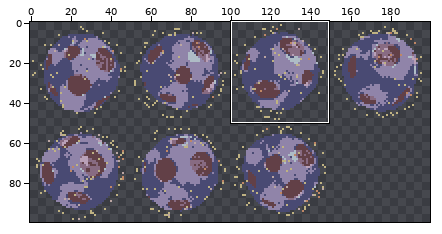
Sprite sheet -- assets/img/AsteroidSpritesheet.png. Above, an overview of the earlier version with the close-up marked.
Close-up. Old version:
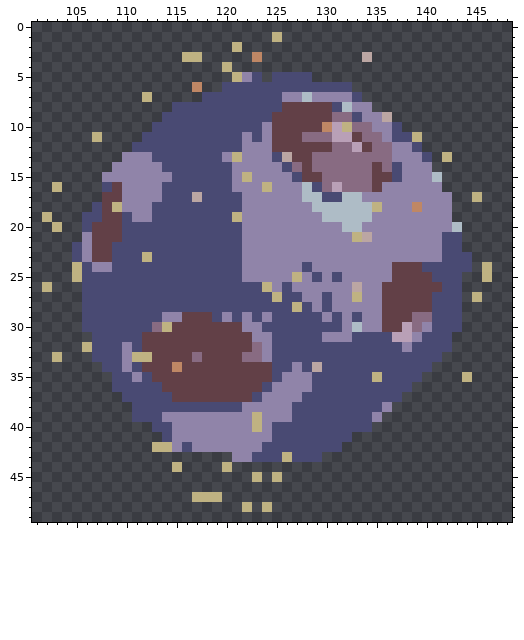
The file is 200x100 pixels. Pixels under 10% opacity are left out. Colours within 5 levels of each other are drawn and written as one. Shown: x 101..148, y 0..49. The commit also changed other parts of the picture, which this record leaves out.
Once edited:
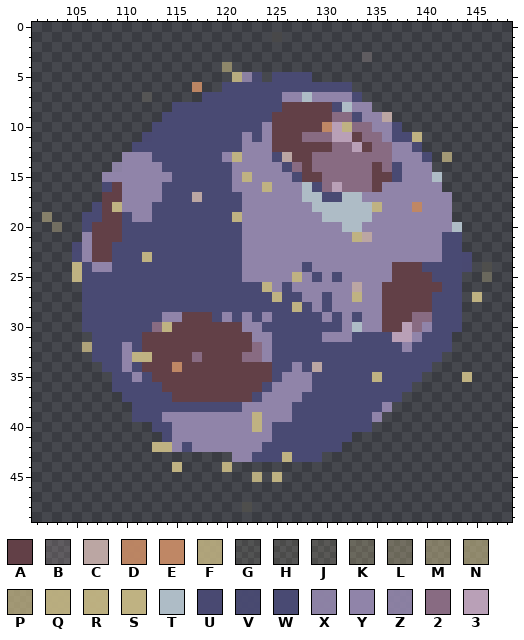
Palette (. is transparent): A #624047  B #bba6a237  C #bba6a3  D #bf8764f6  E #bf8765  F #bfb182df  G #bfb2821a  H #bfb28220  J #bfb28227  K #bfb2824c  L #bfb2825c  M #bfb28287  N #bfb282a1  P #bfb282c1  Q #bfb282f2  R #bfb282f9  S #bfb282  T #aebcc6  U #494973f7  V #494a73ed  W #494a73  X #8f84a8f5  Y #9084a9  Z #9185aae9  2 #886b82  3 #b9a0b7
From old to new:
Colour B replaces colour C in row 3 at x 134.
Colour D replaces colour E in row 6 at x 117.
Colour F replaces colour S in row 32 at x 106.
Colour G replaces colour S in row 1 at x 125.
Colour H replaces colour S in row 7 at x 112.
Colour J replaces colour S in row 24 at x 146; in row 48 at x 122.
Colour K replaces colour S in row 25 at x 146.
Colour L replaces colour S in row 20 at x 103.
Colour M replaces colour S in row 19 at x 102.
Colour N replaces colour S in row 4 at x 120.
Colour P replaces colour S in row 13 at x 142.
Colour Q replaces colour S in row 5 at x 121; in row 45 at x 123.
Colour R replaces colour S in row 44 at x 120.
Colour U replaces colour W in row 11 at x 112; in row 22 at x 105; in rows 23 to 24 at x 144.
Colour V replaces colour W in row 5 at x 123.
Colour X replaces colour Y in row 14 at x 109.
Colour Z replaces colour Y in row 5 at x 122.
Colour E is removed in row 3 at x 123.
Colour S is removed in row 2 at x 121; in row 3 at x 116 to 117; in row 11 at x 107; in row 16 at x 103; in row 17 at x 145; in row 26 at x 102.
Colour S is removed in row 33 at x 103; in row 47 at x 117 to 119; in row 48 at x 124.
Where, in picture pixels (left, top, right, bottom), the same in both close-ups:
changed: (182, 32, 282, 92)
changed: (362, 52, 372, 62)
changed: (92, 92, 152, 172)
changed: (442, 152, 482, 202)
changed: (42, 182, 82, 292)
changed: (462, 252, 492, 282)
changed: (52, 342, 92, 362)
changed: (192, 462, 272, 512)
